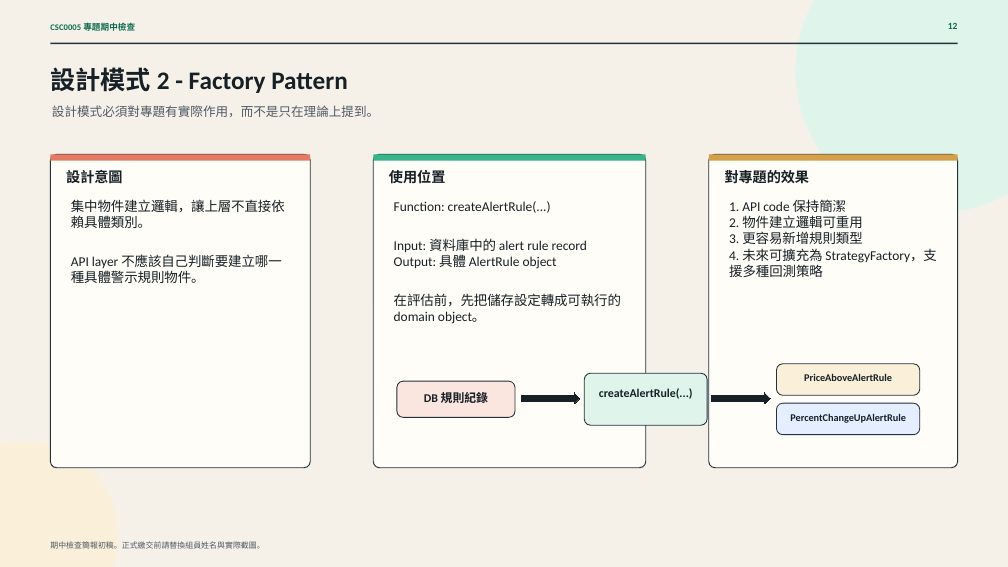
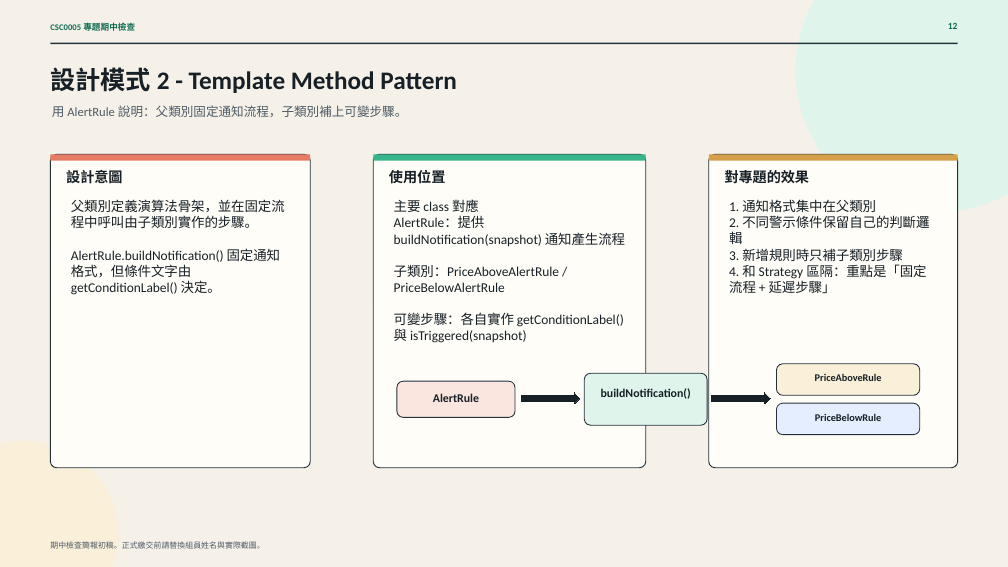
Before and after one commit to edison0828/Stock-Query-Website, a slide deck: slide 12 of output/slides/ooad-checkpoint-draft/OOAD_Checkpoint_ZH_Draft.pptx. Drawn at 1008x567 pixels with LibreOffice and Linux fonts; fonts in the diff are those of the drawing. Boxes give left, top, right and bottom in pixels: in the first picture for what was removed or moved away, otherwise in the second. Text is boxed around its words. In the diff, an @@ line names an element or a change of style, - is before the commit and + after.

```diff
--- a/output/slides/ooad-checkpoint-draft/OOAD_Checkpoint_ZH_Draft.pptx
+++ b/output/slides/ooad-checkpoint-draft/OOAD_Checkpoint_ZH_Draft.pptx
@@ text at (50,67,457,93): text changed @@
-設計模式 2 - Factory Pattern
+設計模式 2 - Template Method Pattern
@@ text at (52,105,407,117): text changed @@
-設計模式必須對專題有實際作用，而不是只在理論上提到。
+用 AlertRule 說明：父類別固定通知流程，子類別補上可變步驟。
@@ text at (71,199,285,295): text changed @@
-集中物件建立邏輯，讓上層不直接依賴具體類別。
-API layer 不應該自己判斷要建立哪一種具體警示規則物件。
+父類別定義演算法骨架，並在固定流程中呼叫由子類別實作的步驟。
+AlertRule.buildNotification() 固定通知格式，但條件文字由 getConditionLabel() 決定。
@@ text at (394,199,625,343): text changed @@
-Function: createAlertRule(...)
-Input: 資料庫中的 alert rule record
-Output: 具體 AlertRule object
-在評估前，先把儲存設定轉成可執行的 domain object。
+主要 class 對應
+AlertRule：提供 buildNotification(snapshot) 通知產生流程
+子類別：PriceAboveAlertRule / PriceBelowAlertRule
+可變步驟：各自實作 getConditionLabel() 與 isTriggered(snapshot)
@@ text at (729,199,929,293): text changed @@
-1. API code 保持簡潔
-2. 物件建立邏輯可重用
-3. 更容易新增規則類型
-4. 未來可擴充為 StrategyFactory，支援多種回測策略
+1. 通知格式集中在父類別
+2. 不同警示條件保留自己的判斷邏輯
+3. 新增規則時只補子類別步驟
+4. 和 Strategy 區隔：重點是「固定流程 + 延遲步驟」
@@ text at (601,388,691,399): text changed @@
-createAlertRule(...)
+buildNotification()
@@ text at (815,374,882,381): text changed @@
-PriceAboveAlertRule
+PriceAboveRule
@@ text at (433,393,479,402): text changed @@
-DB 規則紀錄
+AlertRule
@@ text at (815,413,881,421): text changed @@
-PercentChangeUpAlertRule
+PriceBelowRule
```
Also in this commit, not shown: 1 other slide changed, 9 other files.
